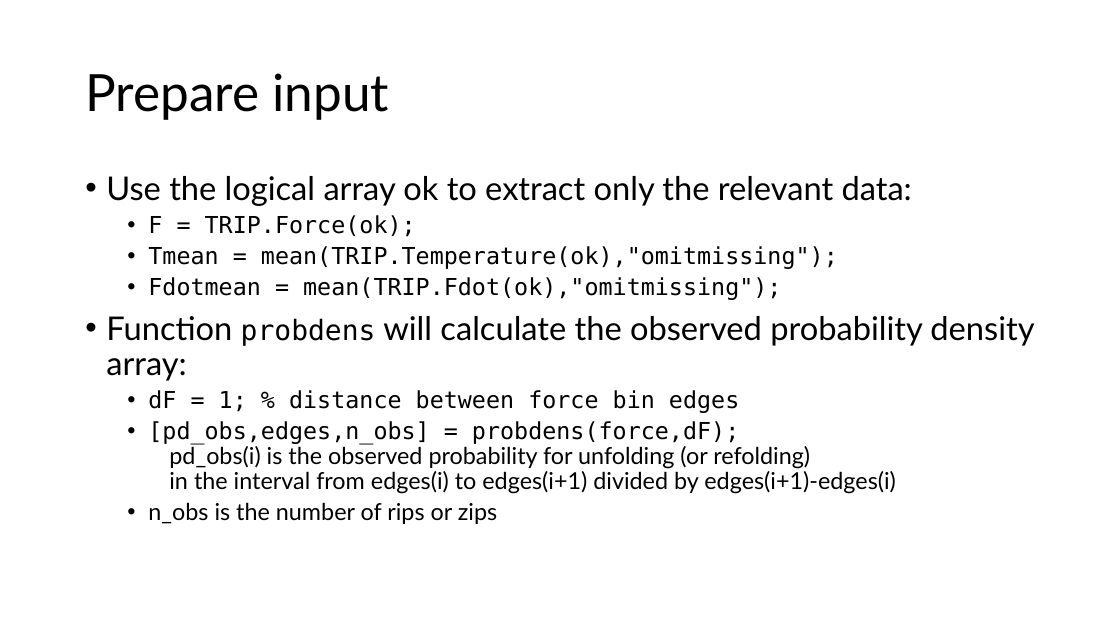
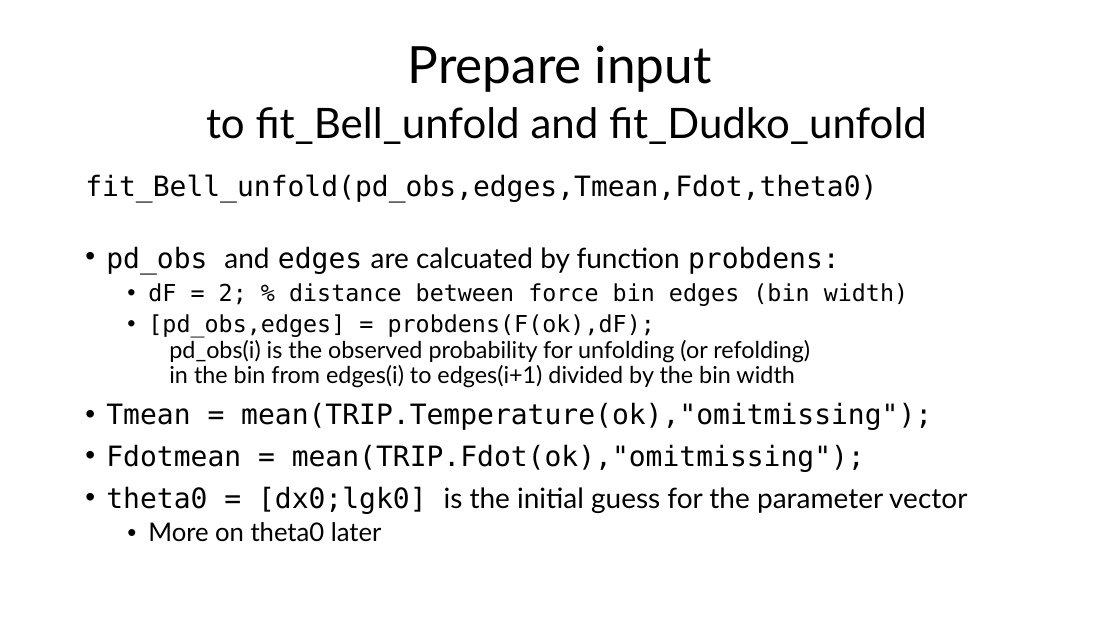
Before and after one commit to are-mj/OpticalTweezers, a slide deck: slide 21 of Summer school 2024/Fitting models to experiment.pptx (slide 20 before the commit). Drawn at 1120x630 pixels with LibreOffice and Linux fonts; fonts in the diff are those of the drawing. Boxes give left, top, right and bottom in pixels: in the first picture for what was removed or moved away, otherwise in the second. Text is boxed around its words. In the diff, an @@ line names an element or a change of style, - is before the commit and + after.

Commit message:
Revision 2024-11-24

```diff
--- a/Summer school 2024/Fitting models to experiment.pptx
+++ b/Summer school 2024/Fitting models to experiment.pptx
@@ title at [206,45,927,144]: text changed; size 44 to 36 pt @@
-Prepare input
+Prepare input
+to fit_Bell_unfold and fit_Dudko_unfold
@@ text at [85,174,908,388]: text changed; size 28 to 20 pt; font Lato to DejaVu Sans Mono @@
-• Use the logical array ok to extract only the relevant data:
-  • F = TRIP.Force(ok);
+fit_Bell_unfold(pd_obs,edges,Tmean,Fdot,theta0)
+• pd_obs and edges are calcuated by function probdens:
+  • dF = 2; % distance between force bin edges (bin width)
+  • [pd_obs,edges] = probdens(F(ok),dF);
+    pd_obs(i) is the observed probability for unfolding (or refolding)
+    in the bin from edges(i) to edges(i+1) divided by the bin width
@@ text at [106,402,932,472]: size 20 to 24 pt in "Tmean = mean(TRIP.Temperature(ok),"omitmissing");", "Fdotmean = mean(TRIP.Fdot(ok),"omitmissing");"; list level 2 to 1 in "Tmean = mean(TRIP.Temperature(ok),"omitmissing");"; list level 2 to 1 in "Fdotmean = mean(TRIP.Fdot(ok),"omitmissing");" @@
@@ text at [106,486,967,542]: text changed; size 20 to 24 pt @@
-• Function probdens will calculate the observed probability density array:
-  • dF = 1; % distance between force bin edges
-  • [pd_obs,edges,n_obs] = probdens(force,dF);
-    pd_obs(i) is the observed probability for unfolding (or refolding)
-    in the interval from edges(i) to edges(i+1) divided by edges(i+1)-edges(i)
-  • n_obs is the number of rips or zips
+• theta0 = [dx0;lgk0] is the initial guess for the parameter vector
+  • More on theta0 later
```
Also in this commit, not shown: 8 other slides changed, 3 slides added, 2 slides removed.
